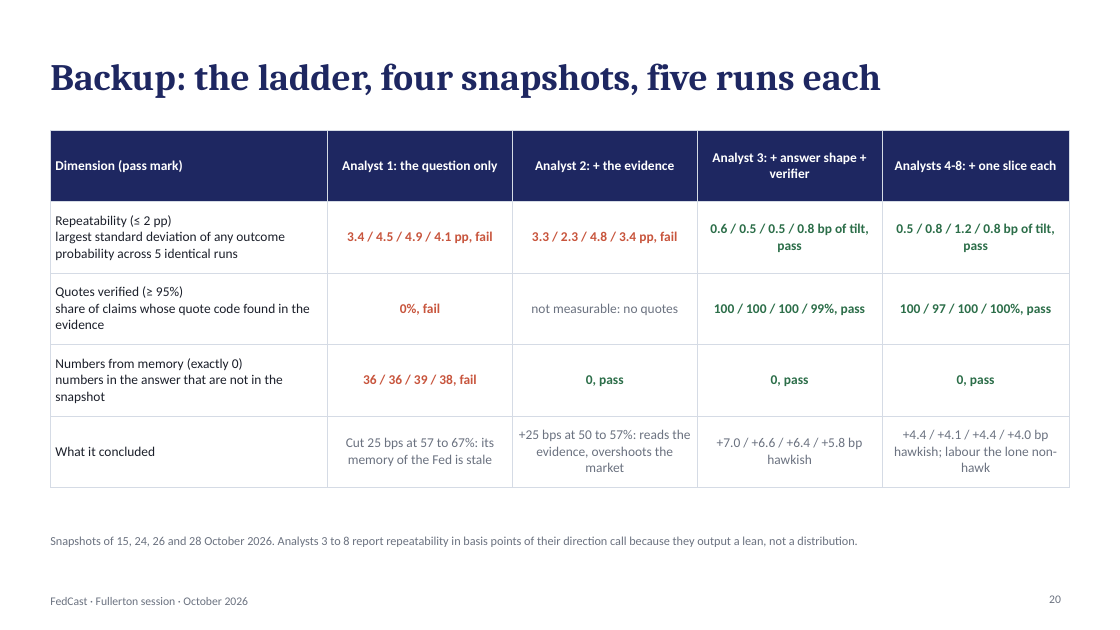
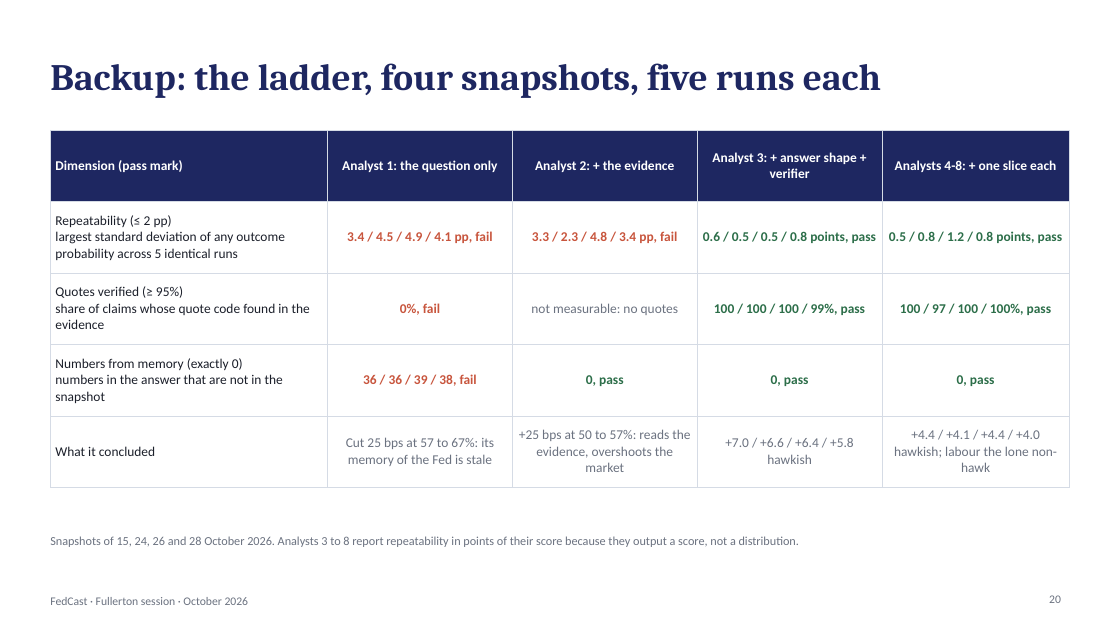
Before and after one commit to kmt112/fed-forecast, a slide deck: slide 20 of docs/FedCast_Fullerton.pptx. Drawn at 1120x630 pixels with LibreOffice and Linux fonts; fonts in the diff are those of the drawing. Boxes give left, top, right and bottom in pixels: in the first picture for what was removed or moved away, otherwise in the second. Text is boxed around its words. In the diff, an @@ line names an element or a change of style, - is before the commit and + after.

```diff
--- a/docs/FedCast_Fullerton.pptx
+++ b/docs/FedCast_Fullerton.pptx
@@ table at box(50, 130, 1070, 487) @@
-row 2, column 4: 0.6 / 0.5 / 0.5 / 0.8 bp of tilt, pass
+row 2, column 4: 0.6 / 0.5 / 0.5 / 0.8 points, pass
-row 2, column 5: 0.5 / 0.8 / 1.2 / 0.8 bp of tilt, pass
+row 2, column 5: 0.5 / 0.8 / 1.2 / 0.8 points, pass
-row 5, column 4: +7.0 / +6.6 / +6.4 / +5.8 bp hawkish
+row 5, column 4: +7.0 / +6.6 / +6.4 / +5.8 hawkish
-row 5, column 5: +4.4 / +4.1 / +4.4 / +4.0 bp hawkish; labour the lone non-hawk
+row 5, column 5: +4.4 / +4.1 / +4.4 / +4.0 hawkish; labour the lone non-hawk
@@ text at box(50, 536, 799, 547): text changed @@
-Snapshots of 15, 24, 26 and 28 October 2026. Analysts 3 to 8 report repeatability in basis points of their direction call because they output a lean, not a distribution.
+Snapshots of 15, 24, 26 and 28 October 2026. Analysts 3 to 8 report repeatability in points of their score because they output a score, not a distribution.
```
Also in this commit, not shown: 7 other slides changed, 2 slides added, 8 other files.
